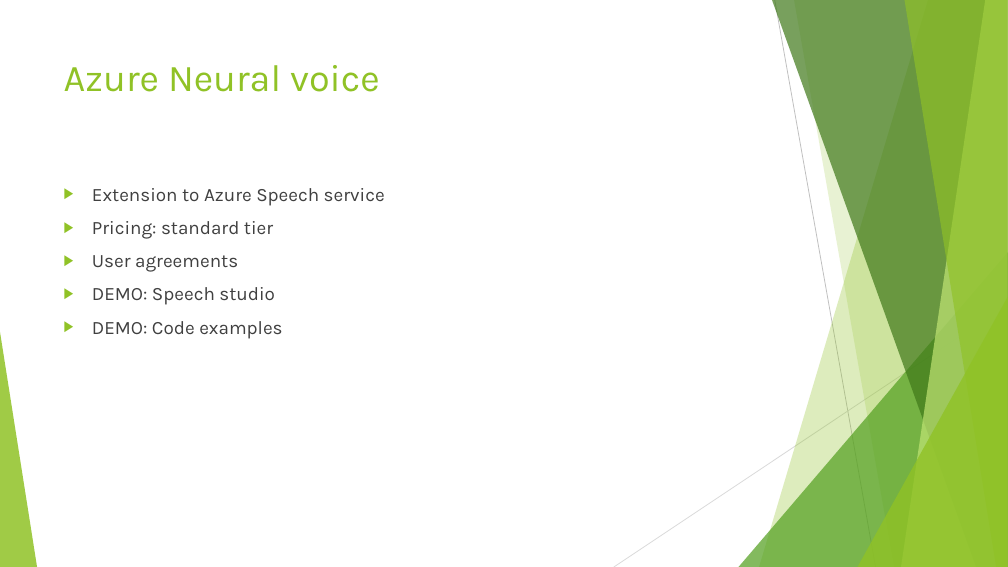
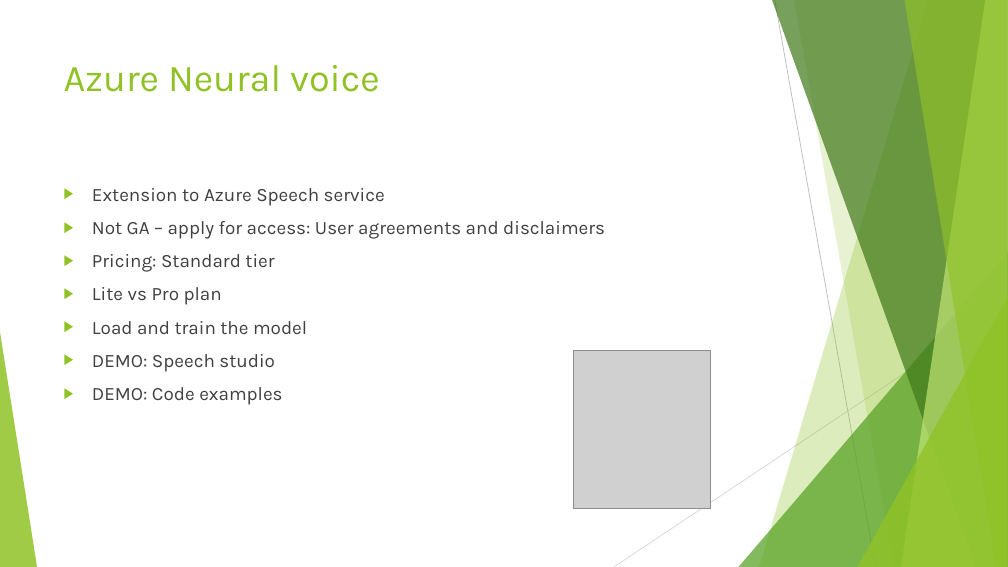
Before and after one commit to johnstaveley/JaaS, a slide deck: slide 6 of JaaS.pptx. Drawn at 1008x567 pixels with LibreOffice and Linux fonts; fonts in the diff are those of the drawing; grey boxes stand for pictures. Boxes give left, top, right and bottom in pixels: in the first picture for what was removed or moved away, otherwise in the second. Text is boxed around its words. In the diff, an @@ line names an element or a change of style, - is before the commit and + after.

Commit message:
modify presentation

```diff
--- a/JaaS.pptx
+++ b/JaaS.pptx
@@ text at (92, 221, 605, 334): text changed @@
-▶ Pricing: standard tier
-▶ User agreements
+▶ Not GA – apply for access: User agreements and disclaimers
+▶ Pricing: Standard tier
+▶ Lite vs Pro plan
+▶ Load and train the model
@@ picture added at (574, 350, 711, 508) @@
```
Also in this commit, not shown: 8 other slides changed, 1 slide added, 1 other file.
